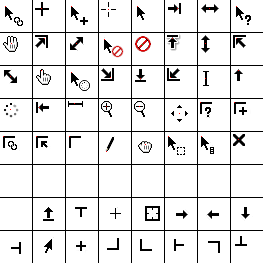
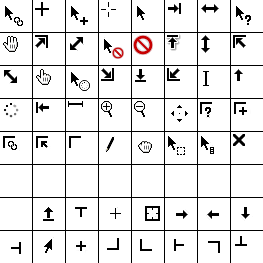
Layered file, before and after one edit (263×263). Changes by layer:
hid "Hotspots" over [3, 6, 239, 152]
painted on "Frame0" over [112, 35, 153, 59]
